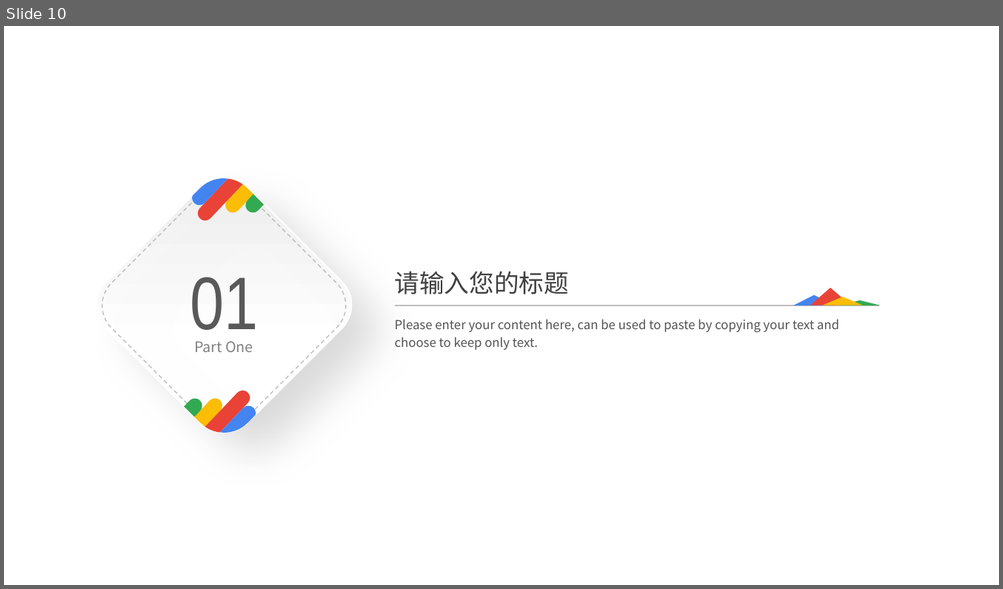
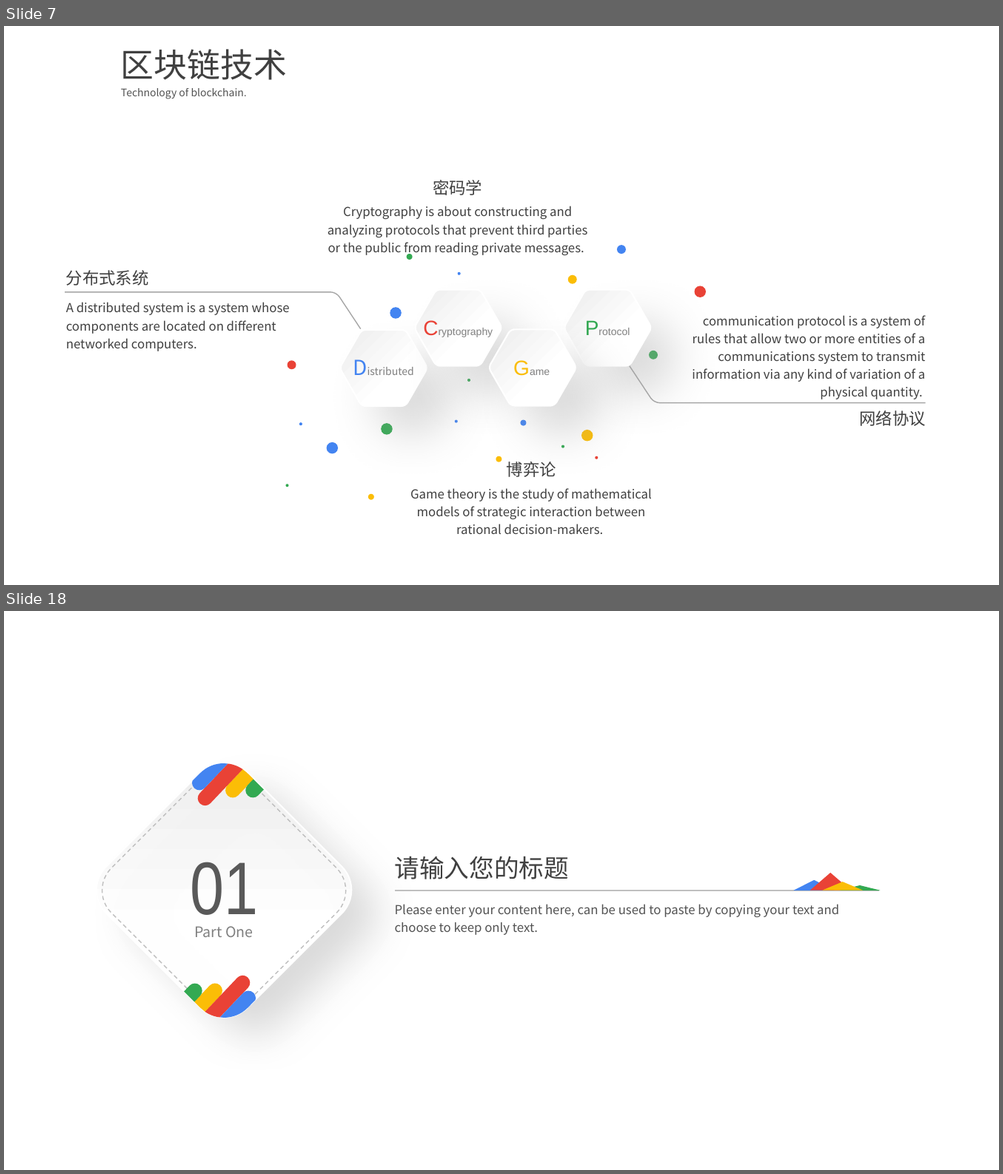
Before and after one commit to bingozwb/Blockchain-intro., a slide deck: doc/BlockChain Intro.pptx. Shown one above the other, each under a label of ours: slide 10 before the commit, slides 7 and 18 after it; the slides between them are not shown. The pictures are 1003x589 and 1003x1174 pixels, drawn with LibreOffice and Linux fonts; fonts in the diff are those of the drawing; background and template pictures are left out. Boxes give left, top, right and bottom in pixels: in the first picture for what was removed or moved away, otherwise in the second. Text is boxed around its words. In the diff, an @@ line names an element or a change of style, - is before the commit and + after.

```diff
--- a/doc/BlockChain Intro.pptx
+++ b/doc/BlockChain Intro.pptx
@@ slide 7 added at <box>4,26,999,585</box>, background picture (left out) @@
@@ text added at <box>121,49,287,80</box>, 32 pt, text #404040 @@
+区块链技术
@@ text added at <box>121,88,247,99</box>, 10 pt, text #404040 at 90% opacity @@
+Technology of blockchain.
@@ text added at <box>432,180,482,195</box>, 16 pt, text #404040 @@
+密码学
@@ text added at <box>327,206,587,256</box>, 12 pt, text #404040 @@
+Cryptography is about constructing and analyzing protocols that prevent third parties or the public from reading private messages.
@@ text added at <box>66,270,149,286</box>, 16 pt, text #404040 @@
+分布式系统
@@ freeform shape added at <box>415,290,501,366</box>, fill gradient #FFFFFF to #ECECEC, outline #FFFFFF 1.5 pt @@
@@ freeform shape added at <box>564,290,650,366</box>, fill gradient #FFFFFF to #ECECEC, outline #FFFFFF 1.5 pt @@
@@ freeform shape added at <box>65,292,361,329</box>, outline #A6A6A6 1 pt @@
@@ text added at <box>66,302,290,352</box>, 12 pt, text #404040 @@
+A distributed system is a system whose components are located on different networked computers.
@@ text added at <box>416,312,500,345</box>, 10 pt, text #808080 @@
+Cryptography
@@ text added at <box>577,312,637,345</box>, 10 pt, text #808080 @@
+Protocol
@@ freeform shape added at <box>341,330,427,406</box>, fill gradient #FFFFFF to #ECECEC, outline #FFFFFF 1.5 pt @@
@@ freeform shape added at <box>489,329,575,406</box>, fill gradient #FFFFFF to #ECECEC, outline #FFFFFF 1.5 pt @@
@@ text added at <box>691,315,925,400</box>, 12 pt, text #404040 @@
+communication protocol is a system of rules that allow two or more entities of a communications system to transmit information via any kind of variation of a physical quantity.
@@ text added at <box>328,352,438,384</box>, 10 pt, text #808080 @@
+Distributed
@@ text added at <box>506,352,558,384</box>, 10 pt, text #808080 @@
+Game
@@ freeform shape added at <box>629,366,925,403</box>, outline #A6A6A6 1 pt @@
@@ text added at <box>859,411,925,426</box>, 16 pt, text #404040 @@
+网络协议
@@ text added at <box>506,462,556,477</box>, 16 pt, text #404040 @@
+博弈论
@@ group added at <box>285,245,706,500</box>: 24 ellipses @@
@@ text added at <box>410,488,652,534</box>, 12 pt, text #404040 @@
+Game theory is the study of mathematical models of strategic interaction between rational decision-makers.
@@ what was slide 10 is now slide 18 @@
```
Also in this commit, not shown: 11 slides changed, 11 other slides added, 4 slides removed.
